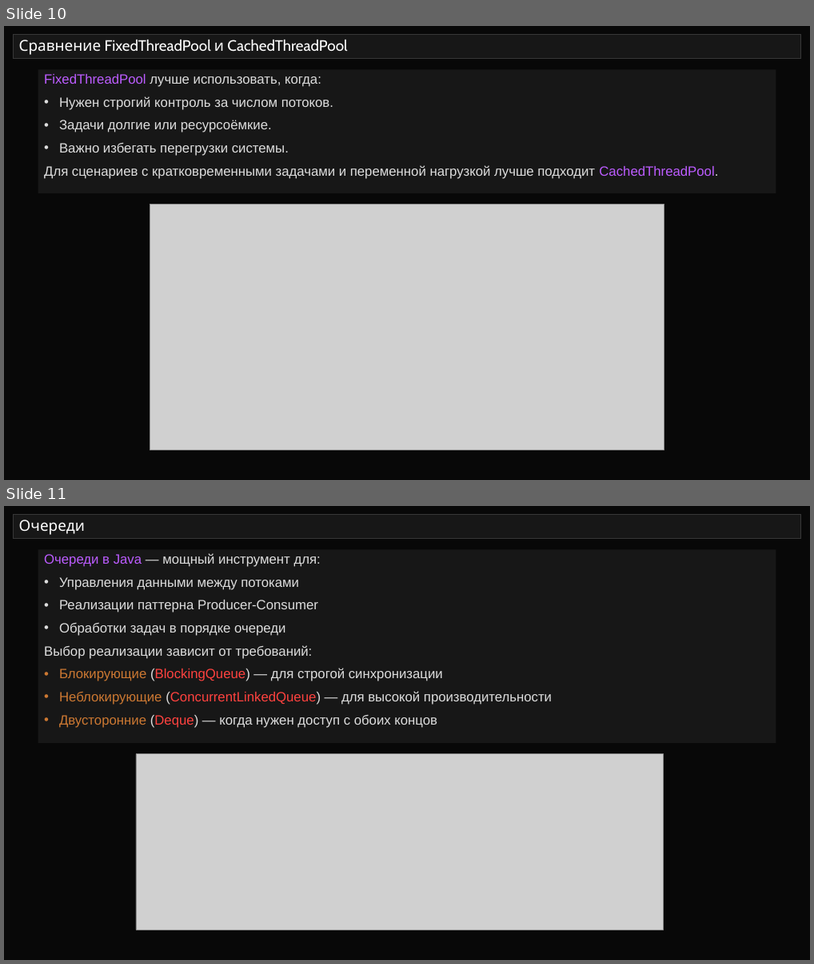
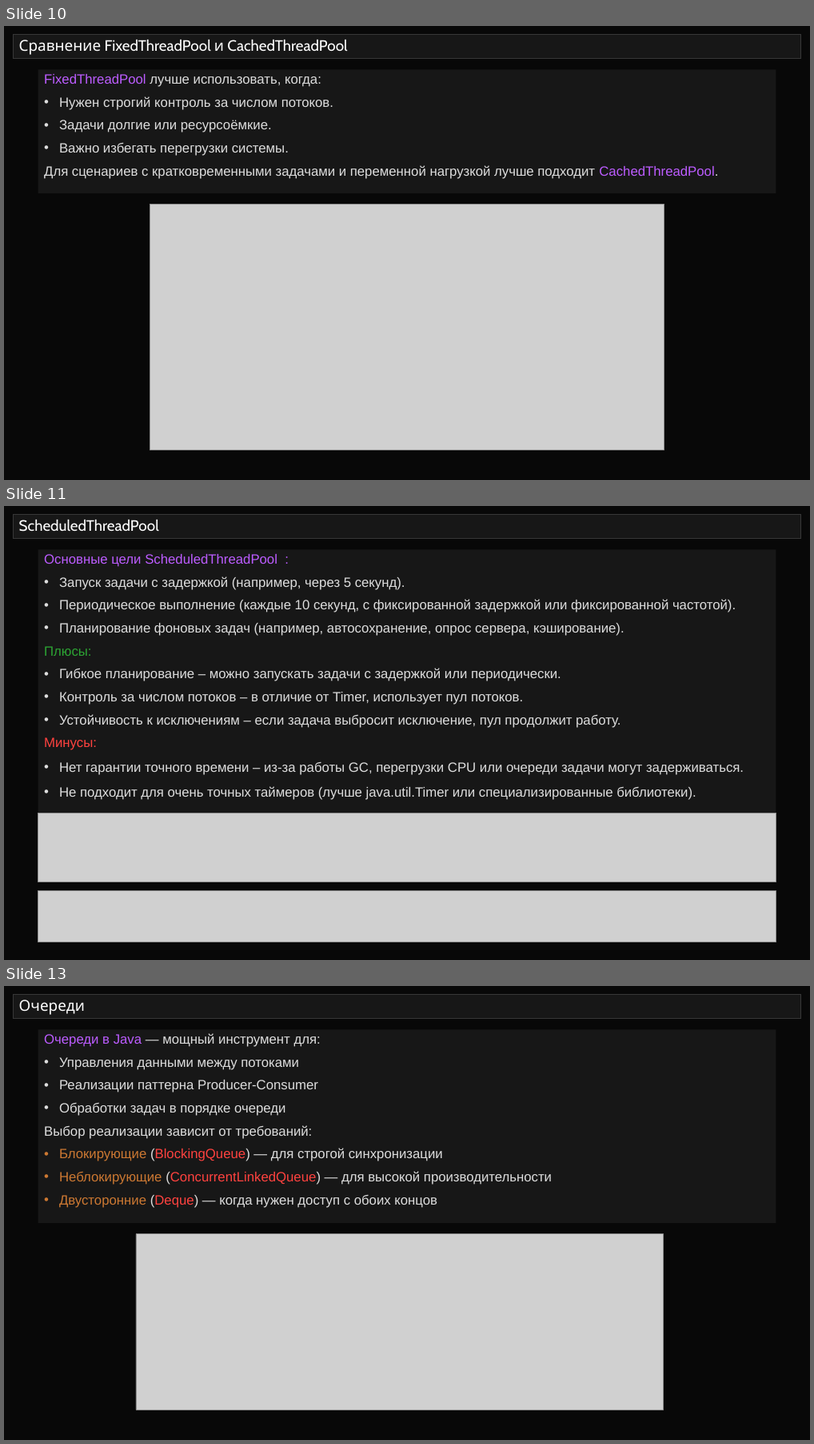
Before and after one commit to semusv/SIB_Concurrent, a slide deck: Concurrent_v1.pptx. Shown one above the other, each under a label of ours: slides 10 and 11 before the commit, slides 10, 11 and 13 after it; the slides between them are not shown. The pictures are 814x964 and 814x1444 pixels, drawn with LibreOffice and Linux fonts; fonts in the diff are those of the drawing; grey boxes stand for pictures. Boxes give left, top, right and bottom in pixels: in the first picture for what was removed or moved away, otherwise in the second. Text is boxed around its words. In the diff, an @@ line names an element or a change of style, - is before the commit and + after.

Commit message:
очереди

```diff
--- a/Concurrent_v1.pptx
+++ b/Concurrent_v1.pptx
@@ slide 11 added at [4,506,810,960], background #080808 @@
@@ title added at [13,515,802,539], fill #171717, outline #373737 0.75 pt, 18 pt, text #FFFFFF @@
+ScheduledThreadPool
@@ rectangle added at [38,549,776,812], fill #171717, 16 pt, text #DDDDDD @@
+Основные цели ScheduledThreadPool :
+• Запуск задачи с задержкой (например, через 5 секунд).
+• Периодическое выполнение (каждые 10 секунд, с фиксированной задержкой или фиксированной частотой).
+• Планирование фоновых задач (например, автосохранение, опрос сервера, кэширование).
+Плюсы:
+• Гибкое планирование – можно запускать задачи с задержкой или периодически.
+• Контроль за числом потоков – в отличие от Timer, использует пул потоков.
+• Устойчивость к исключениям – если задача выбросит исключение, пул продолжит работу.
+Минусы:
+• Нет гарантии точного времени – из-за работы GC, перегрузки CPU или очереди задачи могут задерживаться.
+• Не подходит для очень точных таймеров (лучше java.util.Timer или специализированные библиотеки).
@@ picture added at [38,812,776,882] @@
@@ picture added at [38,891,776,941] @@
@@ what was slide 11 is now slide 13 @@
```
Also in this commit, not shown: 1 slide changed, 5 other slides added, 8 other files.
